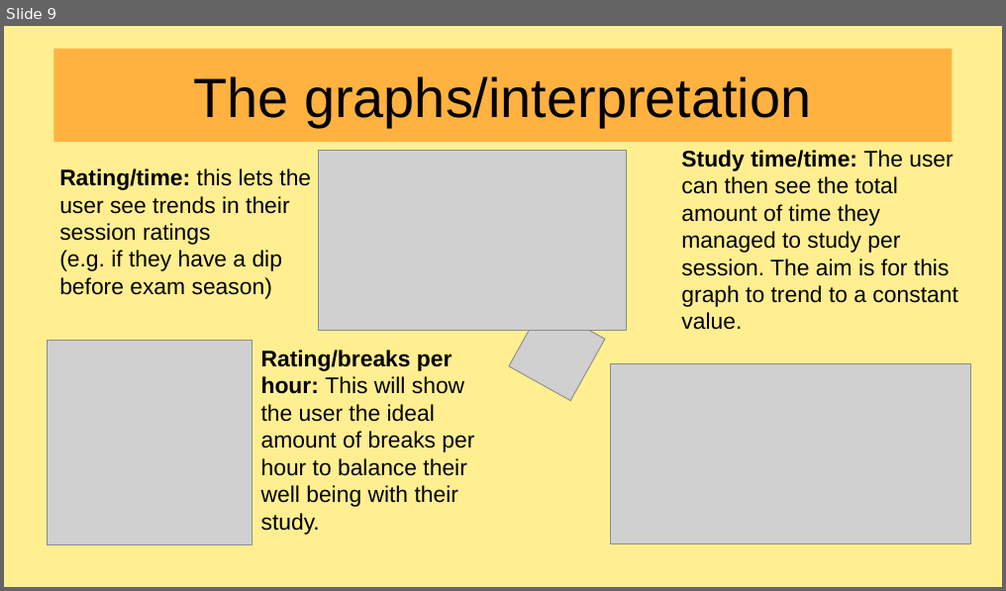
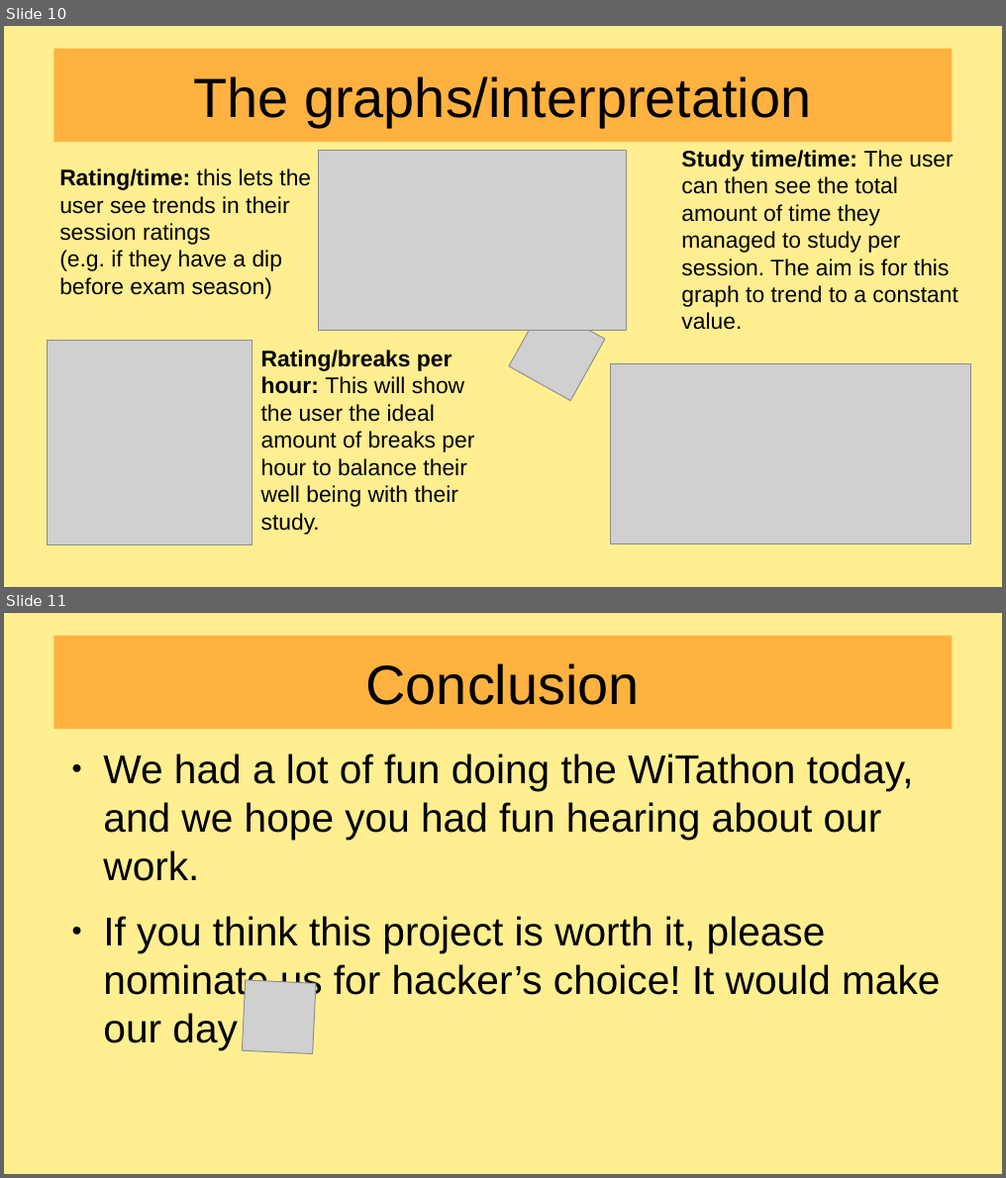
Before and after one commit to awedpotato767/Crazy-cat-people-WiT25, a slide deck: presentation.odp. Shown one above the other, each under a label of ours: slide 9 before the commit, slides 10 and 11 after it. The pictures are 1006x591 and 1006x1178 pixels, drawn with LibreOffice and Linux fonts; fonts in the diff are those of the drawing; grey boxes stand for pictures. Boxes give left, top, right and bottom in pixels: in the first picture for what was removed or moved away, otherwise in the second. Text is boxed around its words. In the diff, an @@ line names an element or a change of style, - is before the commit and + after.

```diff
--- a/presentation.odp
+++ b/presentation.odp
@@ slide 11 added at [4, 613, 1002, 1174], background #FFEF91 @@
@@ title added at [54, 636, 952, 730], fill #FFB240, 44 pt, text #000000 @@
+Conclusion
@@ text added at [103, 754, 940, 1051], 32 pt, text #000000 @@
+● We had a lot of fun doing the WiTathon today, and we hope you had fun hearing about our work.
+● If you think this project is worth it, please nominate us for hacker’s choice! It would make our day :)
@@ picture added at [243, 981, 316, 1055] @@
@@ what was slide 9 is now slide 10 @@
```
Also in this commit, not shown: 1 slide changed, 1 other slide added, 4 other files.
